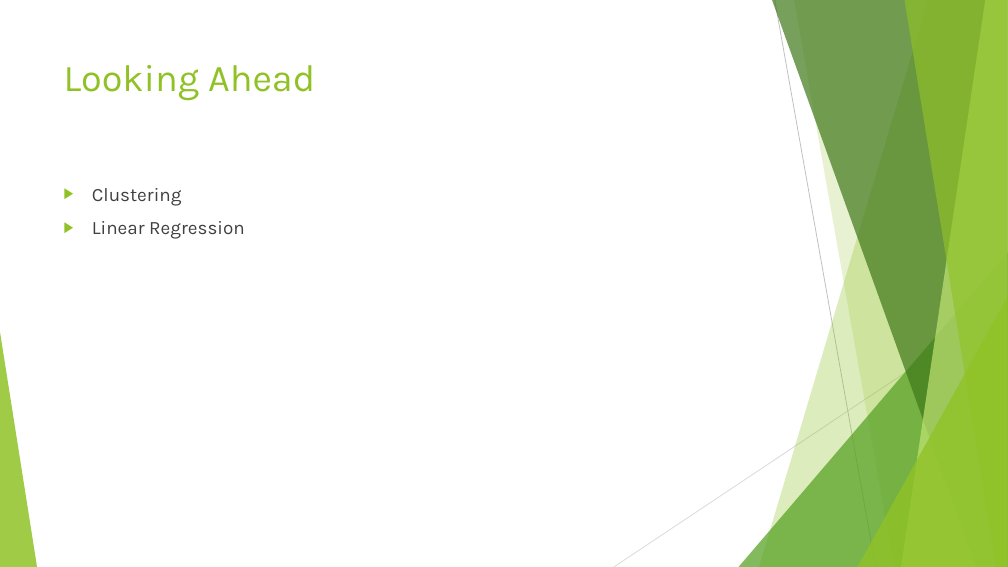
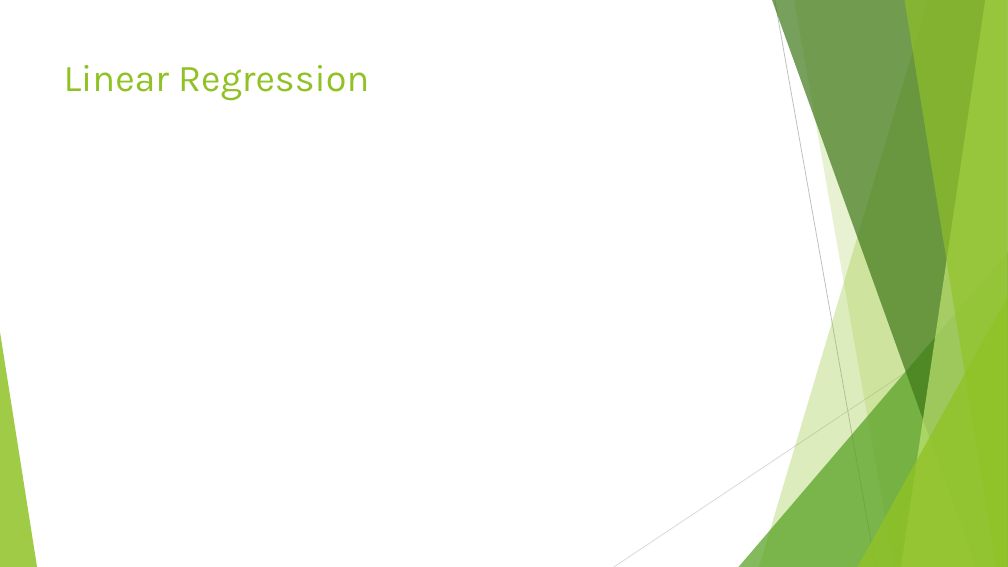
Before and after one commit to nponticelli/ml1-project, a slide deck: slide 13 of ATP Tennis Matches.pptx (slide 8 before the commit). Drawn at 1008x567 pixels with LibreOffice and Linux fonts; fonts in the diff are those of the drawing. Boxes give left, top, right and bottom in pixels: in the first picture for what was removed or moved away, otherwise in the second. Text is boxed around its words. In the diff, an @@ line names an element or a change of style, - is before the commit and + after.

```diff
--- a/ATP Tennis Matches.pptx
+++ b/ATP Tennis Matches.pptx
@@ title at (64, 65, 369, 101): text changed @@
-Looking Ahead
+Linear Regression
@@ text removed at (92, 188, 245, 239) @@
-▶ Clustering
-▶ Linear Regression
```
Also in this commit, not shown: 5 other slides changed, 12 slides added, 1 slide removed, 5 other files.
